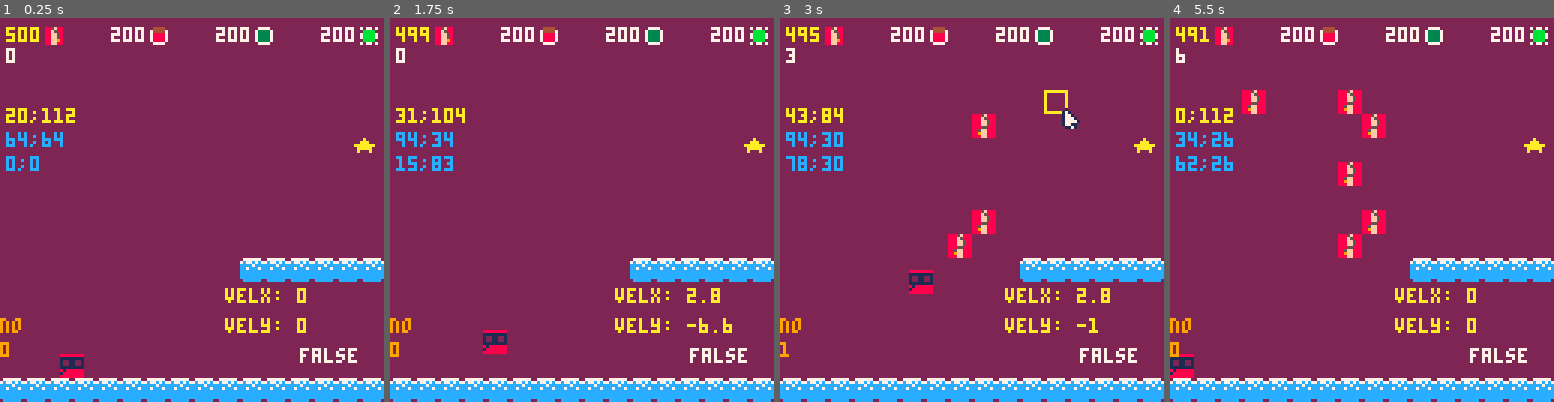
Above: before the commit, frames 1-4 (left to right).
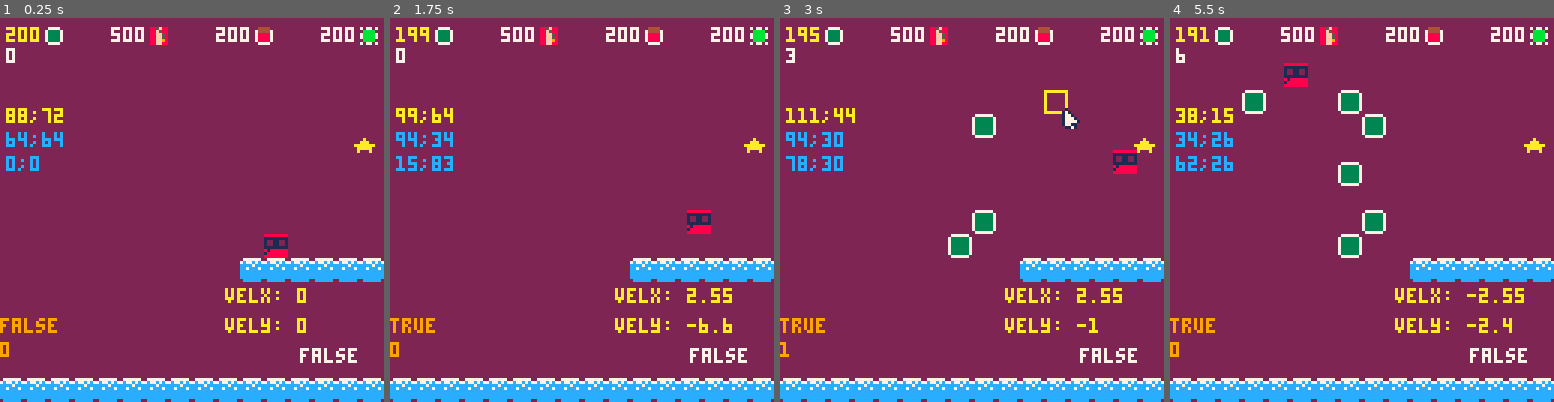
Above: after the commit, the same moments.

Repository: FlavioIero/PlatformMaker
Game: PICO-8 cartridge platformmaker.p8
Same seed, same stepped clock (60 frames per second), same inputs: the game is played once before the commit and once after it.
Inputs (mouse positions are in pixels of both pictures, inside the frame that each line leads up to):
- Up to frame 1 (0.25 s): no input
- Up to frame 2 (1.75 s): tap X (X key) at 0.33, 1.07 s; click (670, 121) at 0.67 s; tap O (Z key) at 0.7, 1.7 s; click (436, 267) at 1.22 s; hold Right from 1.6 s (still down)
- Up to frame 3 (3 s): click (887, 114) at 1.77 s; tap X (X key) at 1.85, 2.97 s; release Right at 2.1 s; tap O (Z key) at 2.1, 2.5, 2.9 s; hold Up 2.15-2.42 s; click (952, 259) at 2.32 s; hold Right from 2.47 s (still down); click (1014, 106) at 2.87 s
- Up to frame 4 (5.5 s): release Right at 3.03 s; hold Left 3.08-3.58 s; tap O (Z key) every 0.4 s from 3.3 to 5.3 s; click (1465, 256) at 3.42 s; hold Down 3.63-3.97 s; click (1231, 102) at 3.97 s; hold Right 4.02-4.68 s; tap X (X key) at 4.08, 5.2 s; click (1292, 248) at 4.52 s; hold Up 4.73-5.03 s; click (1354, 94) at 5.07 s; hold Left from 5.08 s (still down)

The runs differ from the first frame. In frame 1, 1.7% of the frame differs, in the area x 0-75%, y 2-94%; in frame 2, 1.8%; in frame 3, 3.1%; in frame 4, 4.5%, in the area x 0-93%, y 2-94%.

Commit message:
jump buffering, coyote time

Diff:
--- a/platformmaker.p8
+++ b/platformmaker.p8
@@ -32,7 +32,7 @@
 
 function reset_var()
 	-- var
-	p_sp = {x=20,y=110}
+	p_sp = {x=88,y=72}
 	p = player:new({x=p_sp.x,y=p_sp.y,sprt=1})
 	-- menu
 	m_frm = 0
@@ -65,9 +65,9 @@
 
 	bm = blocks_mng:new()
 
+	bm:add_blocks(block_types.b_normal,200)
 	bm:add_blocks(block_types.b_tnt,500)
 	bm:add_blocks(block_types.b_slime,200)
-	bm:add_blocks(block_types.b_normal,200)
 	bm:add_blocks(block_types.b_switch,200)
 	bm:add_blocks(block_types.b_glass,200)
 
@@ -199,7 +199,9 @@
  max_vel_x = 3,
 	accel = 2.7,
 	ground_fric = 1.6, -- should be less than accel
-	air_fric = 0.2,
+	air_fric = 0.45,
+	jump_buff_time = 5,
+	coyote_time = 3,
 	--------------------
 	states = {jump=1,build=2,switch=3},
  x = 0,
@@ -208,6 +210,10 @@
 	state = nil,
 	vel_x = 0,
 	vel_y = 0,
+	grounded = false,
+	jump_buff_curr = 0,
+	jumped = false,
+	coyote_curr = 0,
 	-- build
 	ptr_spd = 4,
 	bx = 64,
@@ -217,7 +223,7 @@
 	old_click = false,
 	can_toggle = false,
 	-- switch
-	switch_time = 20,
+	switch_time = 7,
 	switch_curr = 0,
 	switch_pressed = false,
 
@@ -257,7 +263,7 @@
 		print(self.x..";"..self.y,2,30,10)
 		print(self.bx..";"..self.by,2,38,12)
 		print(stat(32)..";"..stat(33),2,46,12)
-		print(self.debug,0,100,9)
+		print(self.jumped,0,100,9)
 		print(self.switch_curr,0,108,9)
 	end,
 
@@ -273,7 +279,7 @@
 		local lx = self.x
 		local ly = self.y
 
-		if btnp(🅾️) and self:can_jump() then
+		if self:can_jump() then
 			self.vel_y = self.jump_vel end
 		self.y += self.vel_y
 		self.y = flr(self.y)
@@ -292,6 +298,8 @@
 			end
 			self.vel_y = 0
 		end
+
+		self.grounded = self:on_ground()
 
 		if btn(➡️) and self.vel_x < self.max_vel_x then
 			print("inside ➡️",2,60,10)
@@ -339,8 +347,7 @@
 	end,
 
 	apply_friction = function(self)
-		local grounded = self:on_ground()
-		if grounded then
+		if self.grounded then
 			if self.vel_x > 0 then
 				self.vel_x = max(0,self.vel_x-self.ground_fric)
 			elseif self.vel_x < 0 then
@@ -414,9 +421,7 @@
 			bm:toggle_block(self.bx-self.bx%8,self.by-self.by%8) end
 	end,
 
-	debug = "no",
 	switch_mode = function(self)
-		self.debug = "yes"
 		if btnp(❎) then
 			self.state = self.states.build end
 
@@ -441,26 +446,52 @@
 	end,
 
 	apply_gravity = function(self)
-		self.vel_y = min(self.max_fall,self.vel_y+g*self.weight)
-		if self:on_ground() then
+		if self.grounded then
 			self.vel_y = 0
 			self.y = flr(self.y)
+		else
+			self.vel_y = min(self.max_fall,self.vel_y+g*self.weight)
 		end
 	end,
 
 	can_jump = function(self)
-		-- temp
-		if self:on_ground() then
-			return true end
-		-- coyote jump
-		-- buffer
-		-- ...
+		if self.jump_buff_curr > self.jump_buff_time then
+			self.jump_buff_curr = 0
+		elseif self.jump_buff_curr > 0 then
+			self.jump_buff_curr += 1
+		end
+
+		if btnp(🅾️) then
+			self.jump_buff_curr = 1
+		end
+
+		if self.grounded then
+			if self.jump_buff_curr>0
+					 and self.jump_buff_curr<self.jump_buff_time
+					 then
+				self.jump_buff_curr = 0
+				self.jumped = true
+				return true
+			else
+				self.jumped = false
+				self.coyote_curr = 0
+			end
+		else
+			if self.coyote_curr<self.coyote_time
+						and btnp(🅾️)
+						and not self.jumped then
+				self.coyote_curr = self.coyote_time
+				self.jumped = true
+				return true
+			end
+			self.coyote_curr += 1
+		end
 		return false
 	end,
 
 	on_ground = function(self)
 		return collide_spr(self.x,self.y+8,7,0.000001,0)
-					or self:collide_blocks(self.x,self.y+8,8,0.1)
+			or self:collide_blocks(self.x,self.y+8,8,0.1)
 	end,
 
 }
@@ -530,10 +561,17 @@
 	sprt_ui = 130,
 	sprt = 131,
 	vel_y = -10,
+	p_jumped_frm = 0,
 
 	update = function(self)
+		if self.p_jumped_frm == 1 then
+			self.p_jumped_frm = 0
+			p.jumped = true
+		end
 		if self.active and collide_rect(p.x,p.y,8,8,self.x,self.y-0.01,8,2) then
 			p.vel_y = self.vel_y
+			p.jumped = true
+			self.p_jumped_frm = 1
 		end
 		--[[
 		-- delete test --
